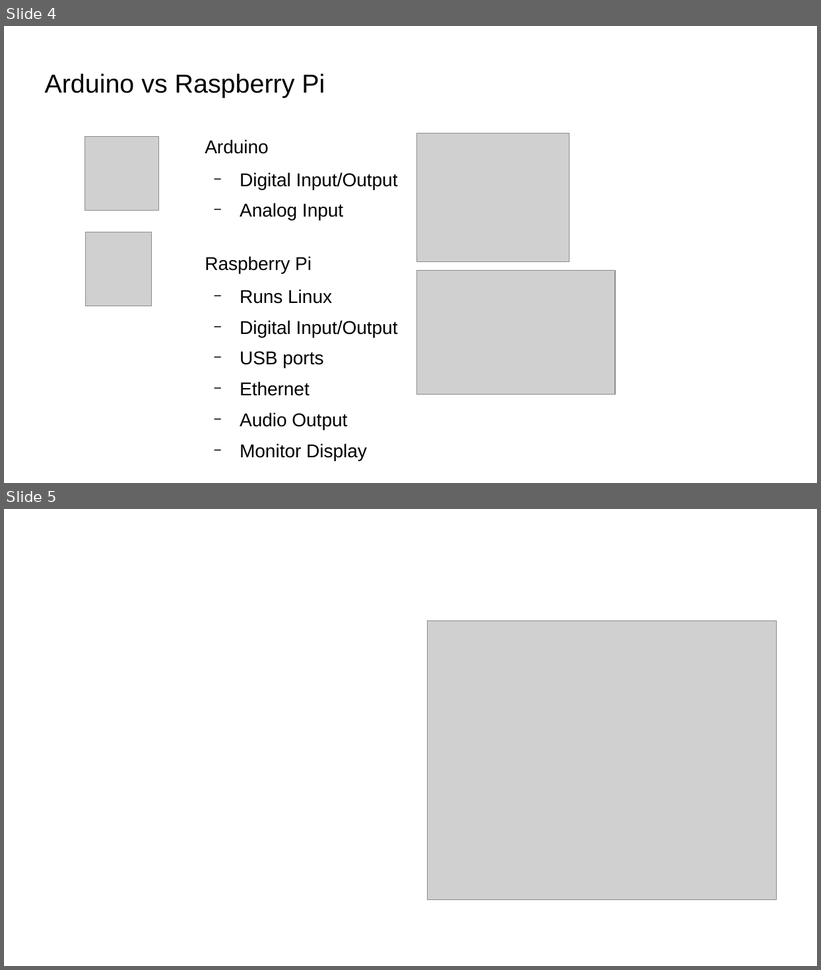
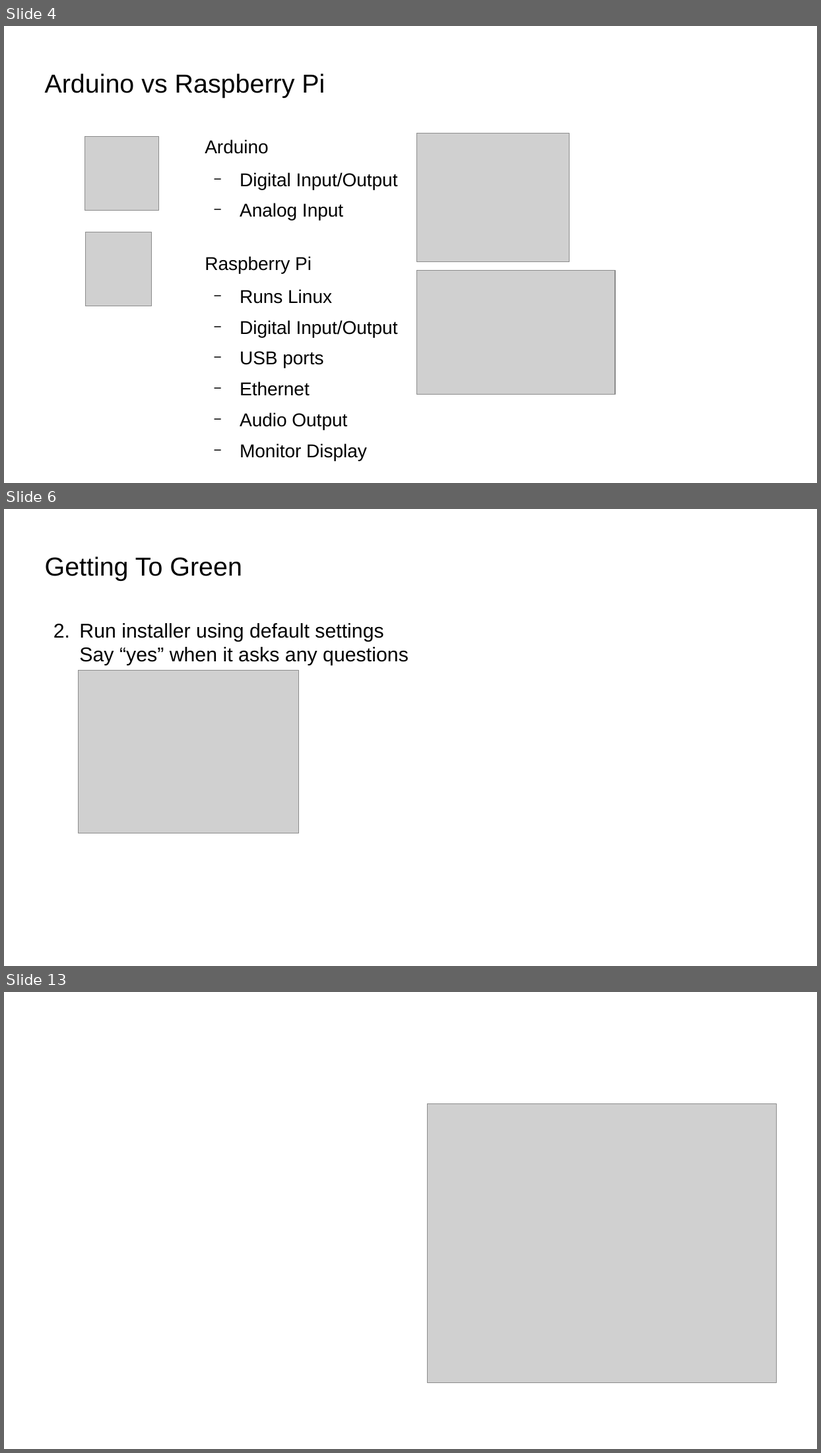
Before and after one commit to bradakelly/GettingStartedWithArduino, a slide deck: CourseSlideshow.odp. Shown one above the other, each under a label of ours: slides 4 and 5 before the commit, slides 4, 6 and 13 after it; the slides between them are not shown. The pictures are 821x970 and 821x1453 pixels, drawn with LibreOffice and Linux fonts; fonts in the diff are those of the drawing; grey boxes stand for pictures; background and template pictures are left out. Boxes give left, top, right and bottom in pixels: in the first picture for what was removed or moved away, otherwise in the second. Text is boxed around its words. In the diff, an @@ line names an element or a change of style, - is before the commit and + after.

Commit message:
Added Arduino IDE 'Getting to Green' steps

```diff
--- a/CourseSlideshow.odp
+++ b/CourseSlideshow.odp
@@ slide 6 added at box(4, 509, 817, 966), background picture (left out) @@
@@ title added at box(45, 557, 242, 581), 25.4 pt, text #000000 @@
+Getting To Green
@@ text added at box(79, 623, 409, 665), 19.5 pt, text #000000 @@
+2. Run installer using default settings
+   Say “yes” when it asks any questions
@@ picture added at box(79, 671, 299, 834) @@
@@ what was slide 5 is now slide 13 @@
```
Also in this commit, not shown: 7 other slides added.
